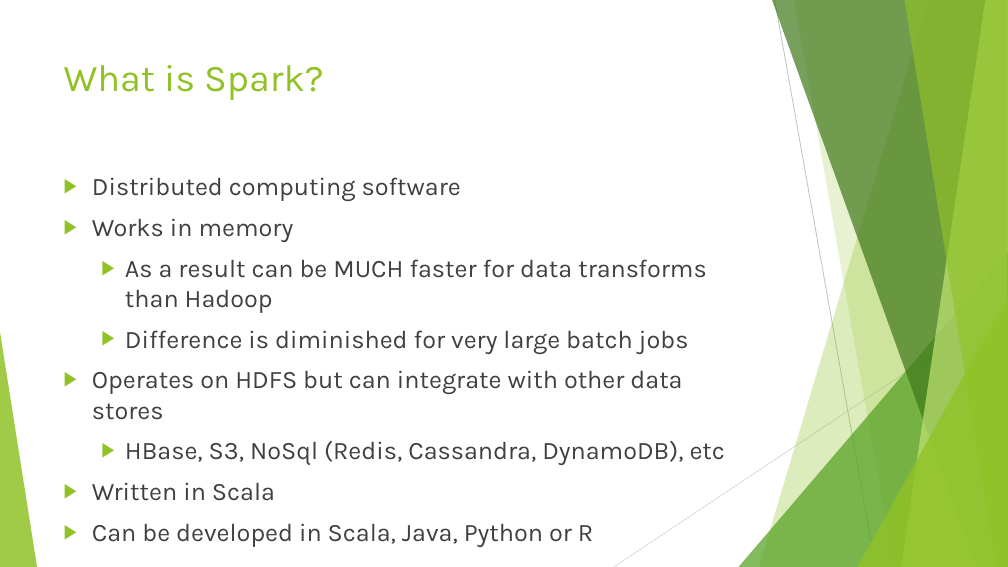
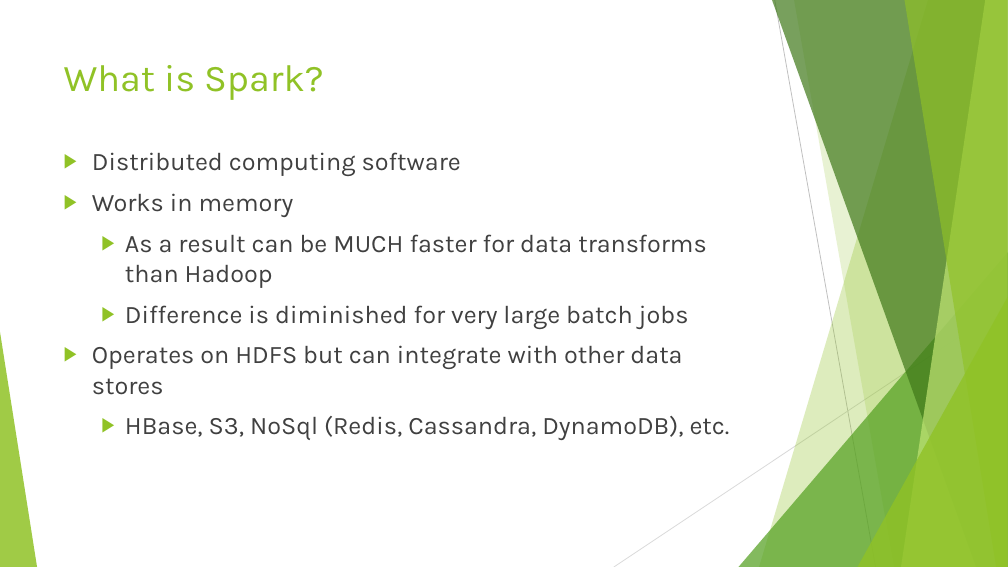
Before and after one commit to sseamonds/spark_pres, a slide deck: slide 2 of spark_pres_slides.pptx. Drawn at 1008x567 pixels with LibreOffice and Linux fonts; fonts in the diff are those of the drawing. Boxes give left, top, right and bottom in pixels: in the first picture for what was removed or moved away, otherwise in the second. Text is boxed around its words. In the diff, an @@ line names an element or a change of style, - is before the commit and + after.

```diff
--- a/spark_pres_slides.pptx
+++ b/spark_pres_slides.pptx
@@ text "Distributed computing software": place and size @@
-text "Distributed computing software" at box(92, 177, 725, 544)
+text "Distributed computing software" at box(92, 152, 730, 440)
@@ text at box(125, 416, 730, 440): text changed @@
-  ▶ HBase, S3, NoSql (Redis, Cassandra, DynamoDB), etc
-▶ Written in Scala
-▶ Can be developed in Scala, Java, Python or R
+  ▶ HBase, S3, NoSql (Redis, Cassandra, DynamoDB), etc.
```
Also in this commit, not shown: 2 other slides changed, 1 slide added, 2 other files.
